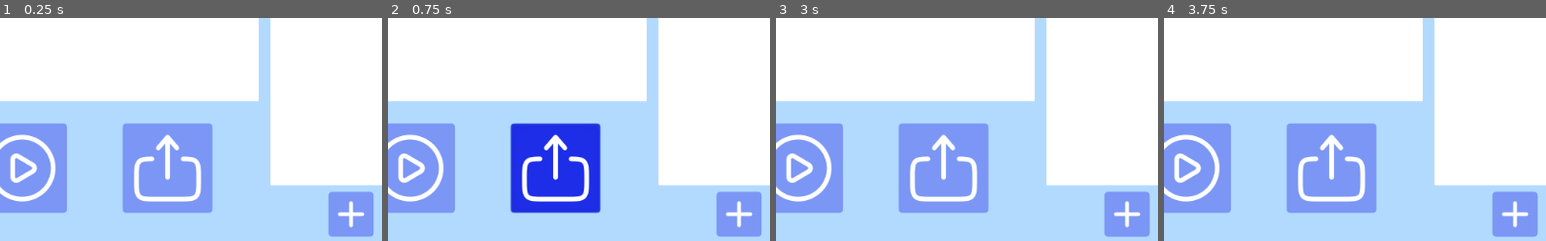
Above: before the commit, frames 1-4 (left to right).
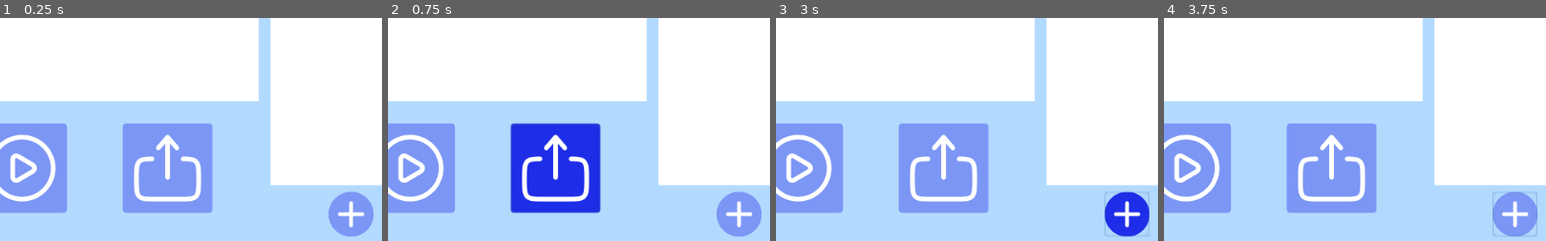
Above: after the commit, the same moments.

Repository: Pertatis/ProjetDomino
Game: Godot game, scene res://Scenes/Edition.tscn
The game is run twice, just before and just after one commit, with the same random seed, the same clock (stepped at 60 frames per second) and the same inputs.
Inputs (mouse positions are % of the whole screen's width and height, from its top left):
- Up to frame 1 (0.25 s): no input
- Up to frame 2 (0.75 s): click (63, 84) at 0.5 s
- Up to frame 3 (3 s): click (44, 84) at 1.25 s; click (29, 72) at 2 s; click (87, 94) at 2.75 s
- Up to frame 4 (3.75 s): click (87, 12) at 3.5 s
The pictures show only the part of the screen within x 41-91%, y 50-100%; the shares and areas given below are measured in that part.

The runs differ from the first frame. In frame 1, 0.5% of the frame differs, in the area x 86-98%, y 77-99%; in frame 2, 0.5%; in frame 3, 2.2%; in frame 4, 0.5%.

Commit message:
select all dominos, added tooltips and specific mouse cursor for buttons

Diff:
--- a/Global.gd
+++ b/Global.gd
@@ -44,25 +44,37 @@
 	if "R" in color:
 		var inst = domino_red.instance()
 		if node != null:
-			inst.connect("supp_domino_rouge",node,"supp_domino_handle")
+			if node.name == "Fond":
+				inst.connect("supp_domino_rouge",node,"supp_domino_handle")
+			elif node.name == "Resolution" or node.name == "Test":
+				inst.connect("select_domino_rouge",node,"select_domino_handle")
 		return inst
 
 	if "G" in color:
 		var inst =  domino_green.instance()
 		if node != null:
-			inst.connect("supp_domino_vert",node,"supp_domino_handle")
+			if node.name == "Fond":
+				inst.connect("supp_domino_vert",node,"supp_domino_handle")
+			elif node.name == "Resolution" or node.name == "Test":
+				inst.connect("select_domino_vert",node,"select_domino_handle")
 		return inst
 
 	if "Y" in color:
 		var inst =  domino_yellow.instance()
 		if node != null:
-			inst.connect("supp_domino_jaune",node,"supp_domino_handle")
+			if node.name == "Fond":
+				inst.connect("supp_domino_jaune",node,"supp_domino_handle")
+			elif node.name == "Resolution" or node.name == "Test":
+				inst.connect("select_domino_jaune",node,"select_domino_handle")
 		return inst
 
 	if "P" in color:
 		var inst = pinkfloyd.instance()
 		if node != null:
-			inst.connect("supp_domino_rose",node,"supp_domino_handle")
+			if node.name == "Fond":
+				inst.connect("supp_domino_rose",node,"supp_domino_handle")
+			elif node.name == "Resolution" or node.name == "Test":
+				inst.connect("select_domino_rose",node,"select_domino_handle")
 		return inst
 
 func make_level1():
--- a/Round_Button.tres
+++ /dev/null
@@ -1,9 +0,0 @@
-[gd_resource type="StyleBoxFlat" format=2]
-
-[resource]
-bg_color = Color( 0.482353, 0.588235, 0.960784, 1 )
-border_color = Color( 0.482353, 0.588235, 0.960784, 1 )
-corner_radius_top_left = 5
-corner_radius_top_right = 5
-corner_radius_bottom_right = 5
-corner_radius_bottom_left = 5
--- a/Scenes/Domino/DominoPalette/DominoPaletteJaune.gd
+++ b/Scenes/Domino/DominoPalette/DominoPaletteJaune.gd
@@ -3,12 +3,14 @@
 # --------- Signals ---------
 signal click_domino_jaune
 signal supp_domino_jaune(id,parent)
+signal select_domino_jaune(id)
 
 
 # --------- Signal handlers ---------
 func _on_DominoPaletteJaune_input_event(_viewport, event, _shape_idx):
 	if event is InputEventMouseButton and event.button_index == BUTTON_LEFT and event.is_pressed():
 		emit_signal("click_domino_jaune")
+		emit_signal("select_domino_jaune",get_index())
 	if event is InputEventMouseButton and event.button_index == BUTTON_RIGHT and event.is_pressed():
 		emit_signal("supp_domino_jaune",get_index(),get_parent())
 
--- a/Scenes/Domino/DominoPalette/DominoPaletteRose.gd
+++ b/Scenes/Domino/DominoPalette/DominoPaletteRose.gd
@@ -3,12 +3,13 @@
 # --------- Signals ---------
 signal click_domino_rose
 signal supp_domino_rose(id,parent)
-
+signal select_domino_rose(id)
 
 # --------- Signal handlers ---------
 func _on_DominoPaletteRose_input_event(_viewport, event, _shape_idx):
 	if event is InputEventMouseButton and event.button_index == BUTTON_LEFT and event.is_pressed():
 		emit_signal("click_domino_rose")
+		emit_signal("select_domino_rose",get_index())
 	if event is InputEventMouseButton and event.button_index == BUTTON_RIGHT and event.is_pressed():
 		emit_signal("supp_domino_rose",get_index(),get_parent())
 
--- a/Scenes/Domino/DominoPalette/DominoPaletteRouge.gd
+++ b/Scenes/Domino/DominoPalette/DominoPaletteRouge.gd
@@ -3,12 +3,13 @@
 # --------- Signals ---------
 signal click_domino_rouge
 signal supp_domino_rouge(id,parent)
-
+signal select_domino_rouge(id)
 
 # --------- Signal handlers ---------
 func _on_DominoPaletteRouge_input_event(_viewport, event, _shape_idx):
 	if event is InputEventMouseButton and event.button_index == BUTTON_LEFT and event.is_pressed():
 		emit_signal("click_domino_rouge")
+		emit_signal("select_domino_rouge",get_index())
 	if event is InputEventMouseButton and event.button_index == BUTTON_RIGHT and event.is_pressed():
 		emit_signal("supp_domino_rouge",get_index(),get_parent())
 
--- a/Scenes/Domino/DominoPalette/DominoPaletteVert.gd
+++ b/Scenes/Domino/DominoPalette/DominoPaletteVert.gd
@@ -3,12 +3,13 @@
 # --------- Signals ---------
 signal click_domino_vert
 signal supp_domino_vert(id,parent)
-
+signal select_domino_vert(id)
 
 # --------- Signal handlers ---------
 func _on_DominoPaletteVert_input_event(_viewport, event, _shape_idx):
 	if event is InputEventMouseButton and event.button_index == BUTTON_LEFT and event.is_pressed():
 		emit_signal("click_domino_vert")
+		emit_signal("select_domino_vert",get_index())
 	if event is InputEventMouseButton and event.button_index == BUTTON_RIGHT and event.is_pressed():
 		emit_signal("supp_domino_vert",get_index(),get_parent())
 
--- a/Scenes/Edition.tscn
+++ b/Scenes/Edition.tscn
@@ -1,16 +1,37 @@
-[gd_scene load_steps=15 format=2]
+[gd_scene load_steps=17 format=2]
 
 [ext_resource path="res://Scenes/Domino/DominoPalette/DominoPaletteVert.tscn" type="PackedScene" id=1]
 [ext_resource path="res://Scenes/Domino/DominoPalette/DominoPaletteRouge.tscn" type="PackedScene" id=2]
 [ext_resource path="res://Scenes/Domino/DominoPalette/DominoPaletteJaune.tscn" type="PackedScene" id=3]
 [ext_resource path="res://Scenes/Domino/DominoPalette/DominoPaletteRose.tscn" type="PackedScene" id=4]
 [ext_resource path="res://Scenes/Domino/DominoPalette/DominoPaletteBleu.tscn" type="PackedScene" id=5]
-[ext_resource path="res://Round_Button.tres" type="StyleBox" id=6]
 [ext_resource path="res://Scenes/Edition.gd" type="Script" id=7]
 [ext_resource path="res://Graphics/Jouer.svg" type="Texture" id=8]
 [ext_resource path="res://Graphics/Enregistrer.svg" type="Texture" id=9]
 [ext_resource path="res://Graphics/Televerser.svg" type="Texture" id=10]
 [ext_resource path="res://Graphics/Plus.svg" type="Texture" id=11]
+
+[sub_resource type="StyleBoxFlat" id=7]
+bg_color = Color( 0.117647, 0.176471, 0.905882, 1 )
+border_color = Color( 0.482353, 0.588235, 0.960784, 1 )
+corner_radius_top_left = 90
+corner_radius_top_right = 90
+corner_radius_bottom_right = 90
+corner_radius_bottom_left = 90
+
+[sub_resource type="StyleBoxFlat" id=6]
+bg_color = Color( 0.0901961, 0.466667, 1, 1 )
+corner_radius_top_left = 90
+corner_radius_top_right = 90
+corner_radius_bottom_right = 90
+corner_radius_bottom_left = 90
+
+[sub_resource type="StyleBoxFlat" id=5]
+bg_color = Color( 0.482353, 0.588235, 0.960784, 1 )
+corner_radius_top_left = 90
+corner_radius_top_right = 90
+corner_radius_bottom_right = 90
+corner_radius_bottom_left = 90
 
 [sub_resource type="StyleBoxFlat" id=3]
 bg_color = Color( 0.117647, 0.176471, 0.905882, 1 )
@@ -123,11 +144,11 @@
 margin_top = 534.0
 margin_right = 923.0
 margin_bottom = 594.0
-custom_styles/hover = ExtResource( 6 )
-custom_styles/pressed = ExtResource( 6 )
-custom_styles/focus = ExtResource( 6 )
-custom_styles/disabled = ExtResource( 6 )
-custom_styles/normal = ExtResource( 6 )
+hint_tooltip = "Ajouter une règle"
+mouse_default_cursor_shape = 2
+custom_styles/hover = SubResource( 7 )
+custom_styles/pressed = SubResource( 6 )
+custom_styles/normal = SubResource( 5 )
 icon = ExtResource( 11 )
 icon_align = 1
 
@@ -136,6 +157,8 @@
 margin_top = 442.0
 margin_right = 327.0
 margin_bottom = 562.0
+hint_tooltip = "Sauvegarder le niveau"
+mouse_default_cursor_shape = 2
 custom_styles/hover = SubResource( 3 )
 custom_styles/pressed = SubResource( 4 )
 custom_styles/normal = SubResource( 2 )
@@ -147,6 +170,8 @@
 margin_top = 442.0
 margin_right = 707.0
 margin_bottom = 562.0
+hint_tooltip = "Charger un niveau"
+mouse_default_cursor_shape = 2
 custom_styles/hover = SubResource( 3 )
 custom_styles/pressed = SubResource( 4 )
 custom_styles/normal = SubResource( 2 )
@@ -158,6 +183,8 @@
 margin_top = 442.0
 margin_right = 512.0
 margin_bottom = 562.0
+hint_tooltip = "Jouer le niveau"
+mouse_default_cursor_shape = 2
 custom_styles/hover = SubResource( 3 )
 custom_styles/pressed = SubResource( 4 )
 custom_styles/normal = SubResource( 2 )
--- a/Scenes/Resolution.gd
+++ b/Scenes/Resolution.gd
@@ -42,7 +42,7 @@
 		var instance_regle = regle_inst.instance()
 		instance_regle.disconnect_signals()
 #		instance.disconnect("gui_input",instance,"_on_ColorRect_gui_input")
-		instance_regle.position = $Background/PaletteRegles/Position2D.position + (Vector2.DOWN * 60 * ($Background/PaletteRegles.get_child_count() - 1))
+		instance_regle.position = $Background/PaletteRegles/ReglePoint.position + (Vector2.DOWN * 60 * ($Background/PaletteRegles.get_child_count() - 1))
 		#recupère les enfants de la scene pour avoir coté droit et gauche
 		var sous_regle = instance_regle.get_children()[0].get_children()
 		#cote gauche
@@ -90,6 +90,3 @@
 				element.scale = Vector2(0.88,0.88)
 			else:
 				element.scale = Vector2(0.8,0.8)
-#	for element in selected_dominos:
-#		if not (all_dominos[element] is Position2D):
-#			all_dominos[element].scale = Vector2(0.88,0.88)
--- a/Scenes/Resolution.tscn
+++ b/Scenes/Resolution.tscn
@@ -1,7 +1,6 @@
 [gd_scene load_steps=7 format=2]
 
 [ext_resource path="res://Scenes/Resolution.gd" type="Script" id=1]
-[ext_resource path="res://Round_Button.tres" type="StyleBox" id=2]
 [ext_resource path="res://Graphics/Réinitialiser.svg" type="Texture" id=3]
 
 [sub_resource type="StyleBoxFlat" id=1]
@@ -20,6 +19,13 @@
 
 [sub_resource type="StyleBoxFlat" id=3]
 bg_color = Color( 0.0901961, 0.466667, 1, 1 )
+corner_radius_top_left = 5
+corner_radius_top_right = 5
+corner_radius_bottom_right = 5
+corner_radius_bottom_left = 5
+
+[sub_resource type="StyleBoxFlat" id=9]
+bg_color = Color( 0.482353, 0.588235, 0.960784, 1 )
 corner_radius_top_left = 5
 corner_radius_top_right = 5
 corner_radius_bottom_right = 5
@@ -41,7 +47,7 @@
 margin_bottom = 580.0
 custom_styles/panel = SubResource( 1 )
 
-[node name="Position2D" type="Position2D" parent="Background/PaletteRegles"]
+[node name="ReglePoint" type="Position2D" parent="Background/PaletteRegles"]
 position = Vector2( 5, 8 )
 
 [node name="Base" type="Panel" parent="Background"]
@@ -80,8 +86,10 @@
 margin_top = 380.0
 margin_right = 446.0
 margin_bottom = 480.0
-custom_styles/hover = SubResource( 2 )
+hint_tooltip = "Réintialiser le niveau"
+mouse_default_cursor_shape = 2
+custom_styles/hover = SubResource( 8 )
 custom_styles/pressed = SubResource( 3 )
-custom_styles/normal = ExtResource( 2 )
+custom_styles/normal = SubResource( 9 )
 icon = ExtResource( 3 )
 icon_align = 1
--- a/Scenes/Test.tscn
+++ b/Scenes/Test.tscn
@@ -2,7 +2,6 @@
 
 [ext_resource path="res://Scenes/Test.gd" type="Script" id=1]
 [ext_resource path="res://Graphics/editer.svg" type="Texture" id=2]
-[ext_resource path="res://Round_Button.tres" type="StyleBox" id=3]
 [ext_resource path="res://Graphics/Réinitialiser.svg" type="Texture" id=4]
 
 [sub_resource type="StyleBoxFlat" id=1]
@@ -42,6 +41,13 @@
 
 [sub_resource type="StyleBoxFlat" id=5]
 bg_color = Color( 0.0901961, 0.466667, 1, 1 )
+corner_radius_top_left = 5
+corner_radius_top_right = 5
+corner_radius_bottom_right = 5
+corner_radius_bottom_left = 5
+
+[sub_resource type="StyleBoxFlat" id=7]
+bg_color = Color( 0.482353, 0.588235, 0.960784, 1 )
 corner_radius_top_left = 5
 corner_radius_top_right = 5
 corner_radius_bottom_right = 5
@@ -104,6 +110,8 @@
 margin_right = 346.0
 margin_bottom = 480.0
 rect_pivot_offset = Vector2( 100, 50 )
+hint_tooltip = "Éditer le niveau"
+mouse_default_cursor_shape = 2
 custom_styles/hover = SubResource( 3 )
 custom_styles/pressed = SubResource( 6 )
 custom_styles/normal = SubResource( 2 )
@@ -115,9 +123,11 @@
 margin_top = 380.0
 margin_right = 546.0
 margin_bottom = 480.0
+hint_tooltip = "Réinitialiser le niveau"
+mouse_default_cursor_shape = 2
 custom_styles/hover = SubResource( 4 )
 custom_styles/pressed = SubResource( 5 )
-custom_styles/normal = ExtResource( 3 )
+custom_styles/normal = SubResource( 7 )
 icon = ExtResource( 4 )
 icon_align = 1
 
Not shown: 1 places in Scenes/Resolution.tscn that only renumber resources
